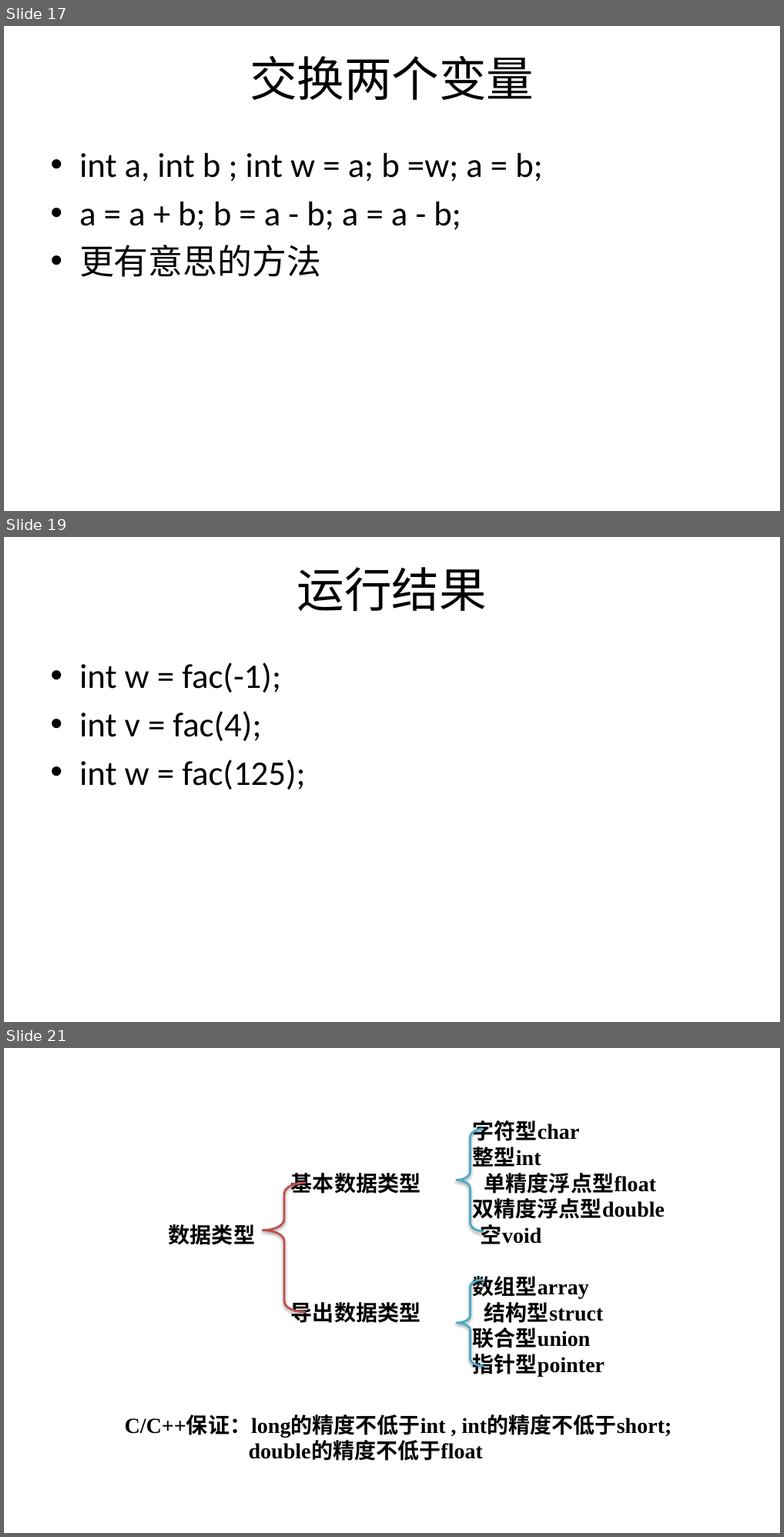
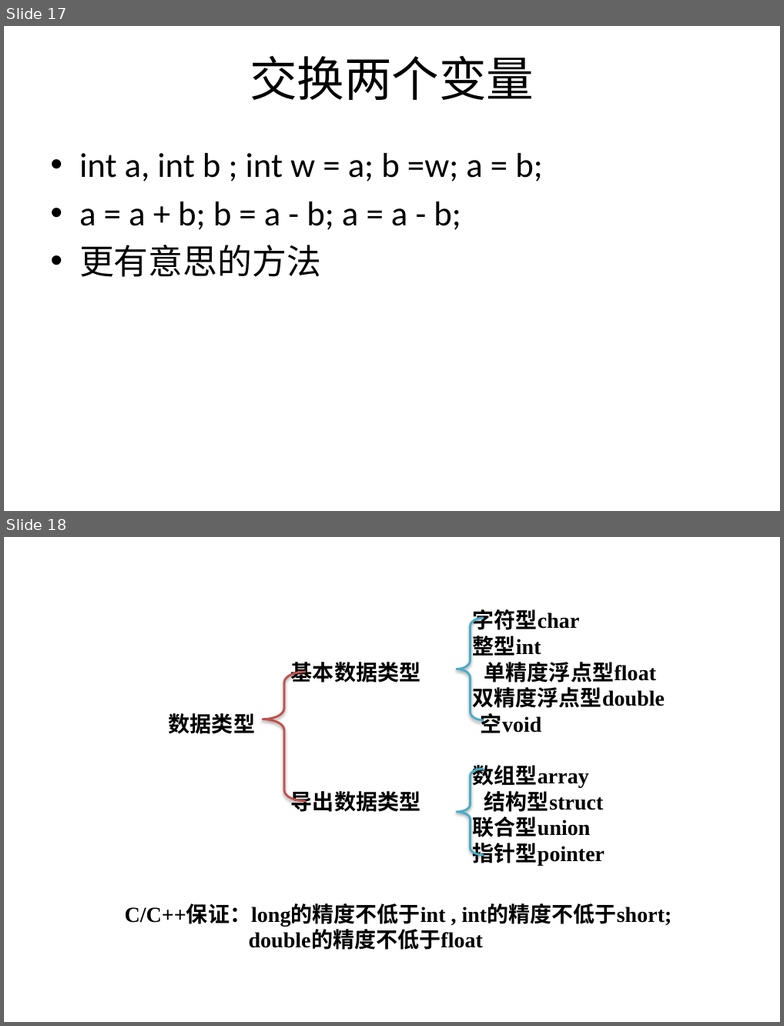
Before and after one commit to zuoshenghuang/curriculum, a slide deck: programming/2018/ch_1_byte.pptx. Shown one above the other, each under a label of ours: slides 17, 19 and 21 before the commit, slides 17 and 18 after it; the slides between them are not shown. The pictures are 784x1537 and 784x1026 pixels, drawn with LibreOffice and Linux fonts; fonts in the diff are those of the drawing; background and template pictures are left out. Boxes give left, top, right and bottom in pixels: in the first picture for what was removed or moved away, otherwise in the second. Text is boxed around its words. In the diff, an @@ line names an element or a change of style, - is before the commit and + after.

```diff
--- a/programming/2018/ch_1_byte.pptx
+++ b/programming/2018/ch_1_byte.pptx
@@ slide 19 removed at (x1=4, y1=537, x2=780, y2=1022), background picture (left out) @@
@@ title removed at (x1=297, y1=567, x2=487, y2=611) @@
-运行结果
@@ text removed at (x1=79, y1=663, x2=305, y2=790) @@
-• int w = fac(-1);
-• int v = fac(4);
-• int w = fac(125);
@@ what was slide 21 is now slide 18 @@
```
Also in this commit, not shown: 5 other slides removed, 2 other files.
